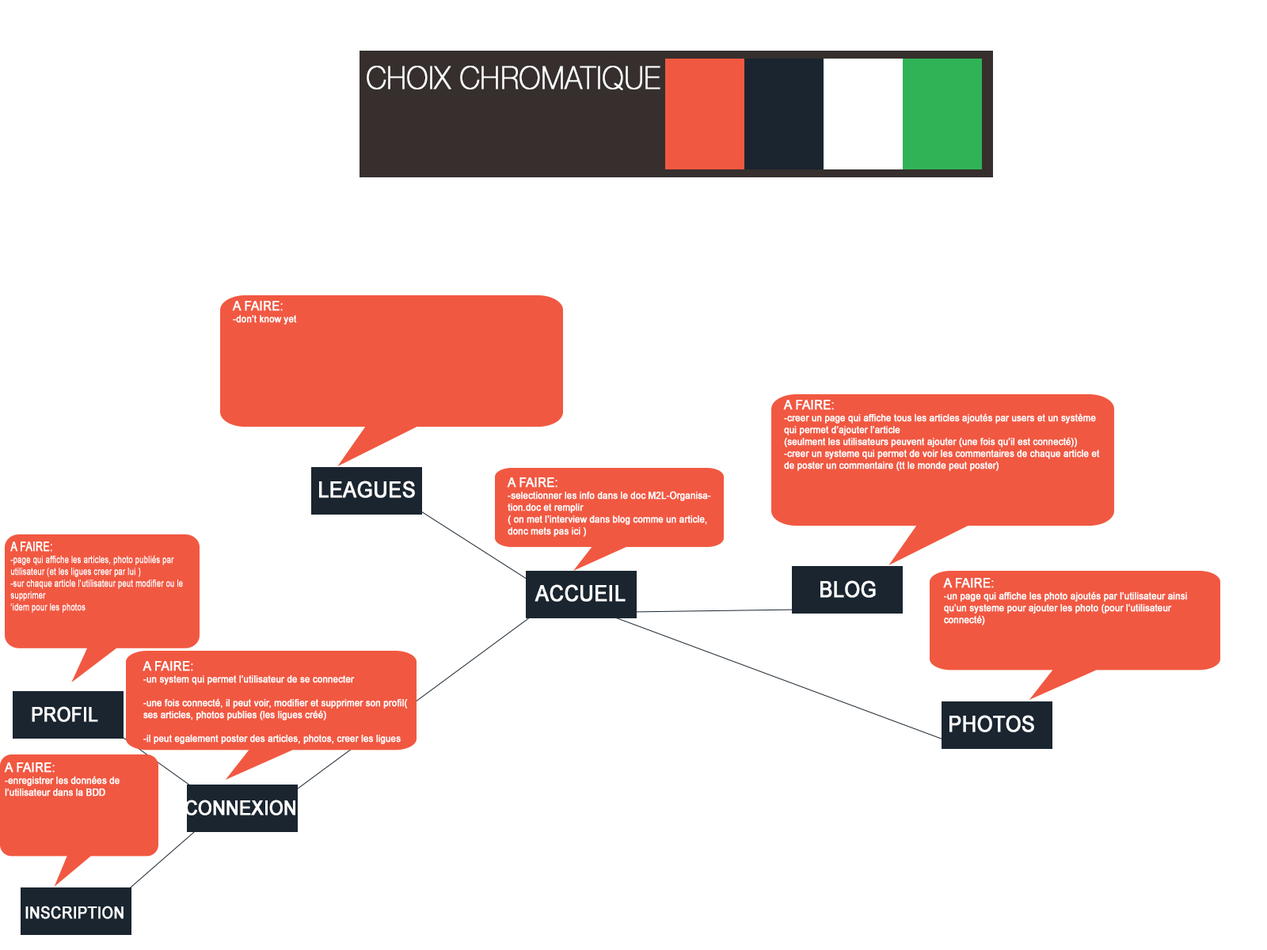
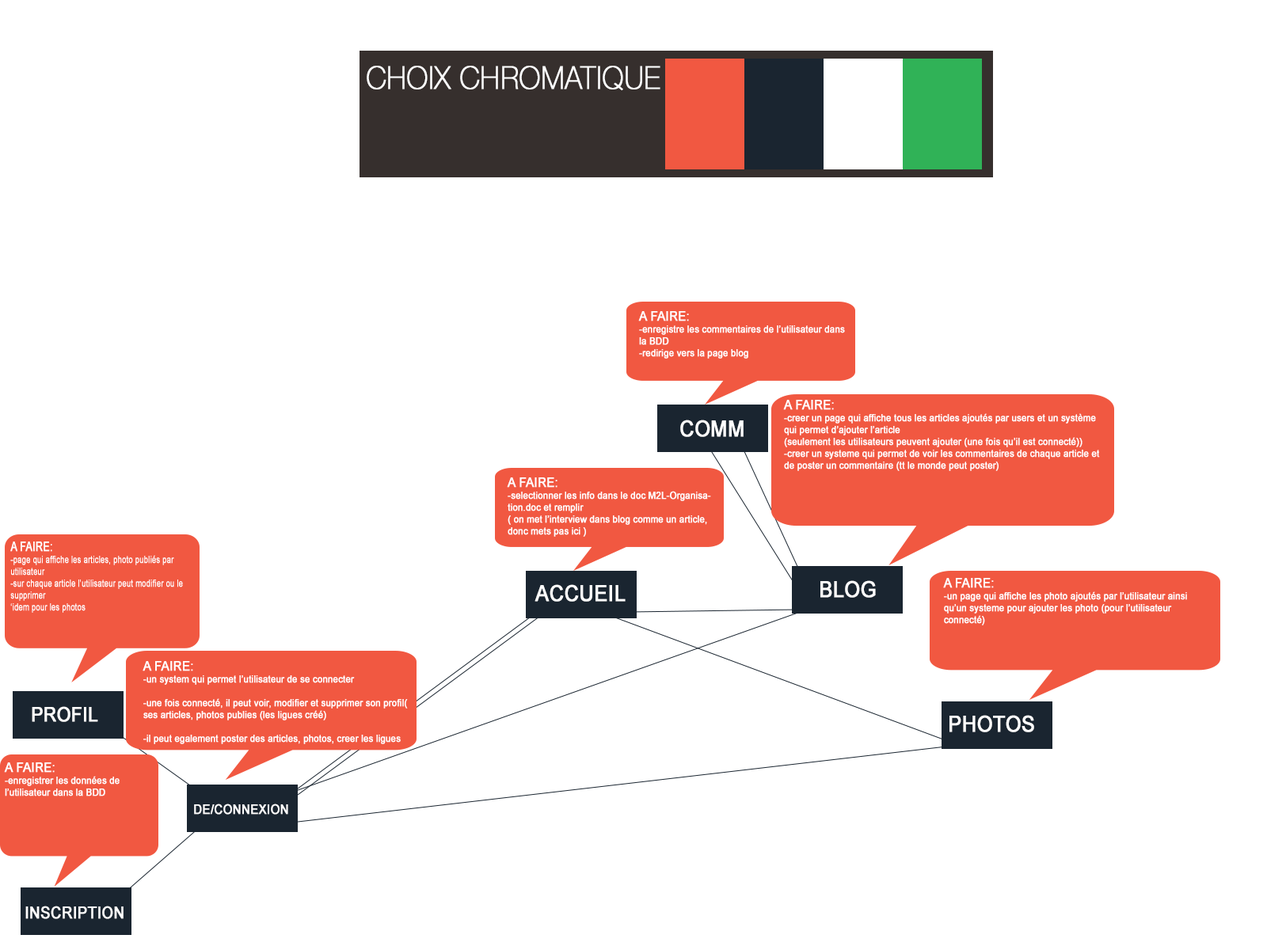
The second 1267px x 950px image is a revision of the first. Changes to its layers:
added group "commentaires" with 4 layers in group "sitemap" over (626, 301, 856, 453)
added layer "A FAIRE: -enregistre les commentaires de l’utilisateur dans la" in group "commentaires" over (638, 311, 845, 359)
added layer "Shape 1" (1st of 2, in "sitemap" › "commentaires") in group "commentaires" over (626, 301, 856, 405)
added layer "Comm" in group "commentaires" over (680, 419, 744, 438)
added layer "Rectangle 1" (1st of 2, in "sitemap" › "commentaires") in group "commentaires" over (657, 404, 768, 453)
painted on "A FAIRE: -creer un page qui affiche tous les articles ajoutés p" over (804, 437, 1083, 448)
removed group "ligues" (4 layers) from group "sitemap" over (220, 295, 563, 515)
removed layer "A FAIRE: -don’t know yet" from group "ligues" over (231, 300, 297, 325)
removed layer "Shape 1 copy 2" from group "ligues" over (220, 295, 563, 467)
removed layer "leagues" from group "ligues" over (319, 480, 415, 498)
removed layer "Rectangle 1 copy 2" from group "ligues" over (311, 467, 422, 515)
painted on "leagues copy 2" over (186, 799, 296, 816)
added group "lineconnexion" with 5 layers in group "lines" over (186, 613, 942, 823)
added layer "Shape 11" in group "lineconnexion" over (297, 613, 805, 795)
added layer "Shape 10" in group "lineconnexion" over (284, 745, 942, 823)
removed layer "Shape 5" from group "lines" over (414, 506, 526, 580)
added layer "Shape 4 copy" in group "lineconnexion" over (297, 618, 544, 796)
added group "lineaccueil" with 3 layers in group "lines" over (297, 613, 942, 795)
moved "Shape 4" into group "lineaccueil" over (297, 618, 537, 795)
moved "Shape 3" into group "lineaccueil" over (600, 613, 797, 684)
added group "lineblog" with 2 layers in group "lines" over (709, 448, 799, 582)
added layer "Shape 9" in group "lineblog" over (709, 448, 799, 582)
added layer "Shape 8" in group "lineblog" over (741, 448, 799, 572)
…and 1 more changes (1 painted)
